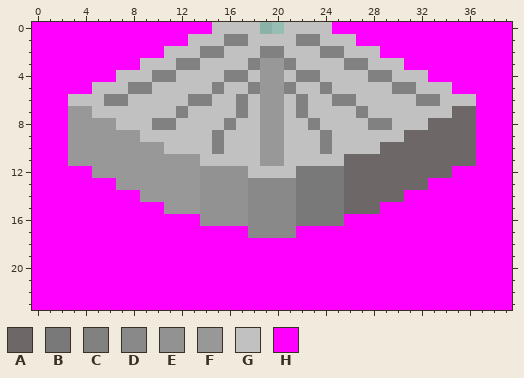
File history of a pixel-art sprite, media/conveyor_dir_3_turn.png. Above, as it was before the edit.
The file is 40x24 pixels. Colours within 5 levels of each other are drawn and written as one.
Palette (. is transparent): A #6e6767  B #797979  C #818181  D #898989  E #929292  F #989898  G #c1c1c1  H #ff00ff
And afterwards:
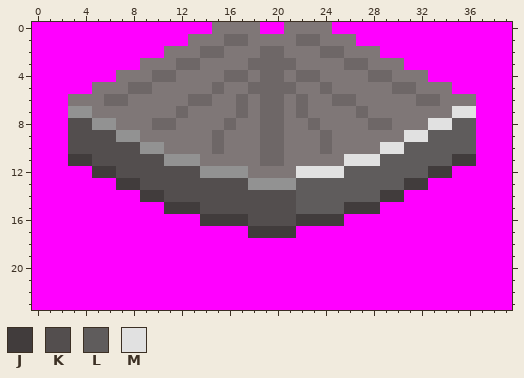
Colours new in this view: J #413c3c  K #534e4e  L #5f5c5c  M #e1e1e1
From old to new:
@@ palette @@
-G #c1c1c1
+G #7f7777
@@ x 0..39 @@
- 0 HHHHHHHHHHHHHHHGGGG..GGGGHHHHHHHHHHHHHHH
- 1 HHHHHHHHHHHHHGGGCCGGGGCCGGGHHHHHHHHHHHHH
- 2 HHHHHHHHHHHGGGCCGGGCCGGGCCGGGHHHHHHHHHHH
- 3 HHHHHHHHHGGGCCGGGGCFFCGGGGCCGGGHHHHHHHHH
- 4 HHHHHHHGGGCCGGGGCCGFFGCCGGGGCCGGGHHHHHHH
- 5 HHHHHGGGCCGGGGGCGGCFFCGGCGGGGGCCGGGHHHHH
- 6 HHHGGGCCGGGGGCCGGCGFFGCGGCCGGGGGCCGGGHHH
- 7 HHHFFGGGGGGGCGGGGCGFFGCGGGGCGGGGGGGAAHHH
- 8 HHHFFFFGGGCCGGGGCGGFFGGCGGGGCCGGGAAAAHHH
- 9 HHHFFFFFFGGGGGGCGGGFFGGGCGGGGGGAAAAAAHHH
-10 HHHFFFFFFFFGGGGCGGGFFGGGCGGGGAAAAAAAAHHH
-11 HHHFFFFFFFFFFFGGGGGFFGGGGGAAAAAAAAAAAHHH
-12 HHHHHFFFFFFFFFEEEEGGGGBBBBAAAAAAAAAHHHHH
-13 HHHHHHHFFFFFFFEEEEDDDDBBBBAAAAAAAHHHHHHH
-14 HHHHHHHHHFFFFFEEEEDDDDBBBBAAAAAHHHHHHHHH
-15 HHHHHHHHHHHFFFEEEEDDDDBBBBAAAHHHHHHHHHHH
-16 HHHHHHHHHHHHHHEEEEDDDDBBBBHHHHHHHHHHHHHH
-17 HHHHHHHHHHHHHHHHHHDDDDHHHHHHHHHHHHHHHHHH
+ 0 HHHHHHHHHHHHHHHGGGGHHGGGGHHHHHHHHHHHHHHH
+ 1 HHHHHHHHHHHHHGGGAAGGGGAAGGGHHHHHHHHHHHHH
+ 2 HHHHHHHHHHHGGGAAGGGAAGGGAAGGGHHHHHHHHHHH
+ 3 HHHHHHHHHGGGAAGGGGAAAAGGGGAAGGGHHHHHHHHH
+ 4 HHHHHHHGGGAAGGGGAAGAAGAAGGGGAAGGGHHHHHHH
+ 5 HHHHHGGGAAGGGGGAGGAAAAGGAGGGGGAAGGGHHHHH
+ 6 HHHGGGAAGGGGGAAGGAGAAGAGGAAGGGGGAAGGGHHH
+ 7 HHHEEGGGGGGGAGGGGAGAAGAGGGGAGGGGGGGMMHHH
+ 8 HHHKKEEGGGAAGGGGAGGAAGGAGGGGAAGGGMMLLHHH
+ 9 HHHKKKKEEGGGGGGAGGGAAGGGAGGGGGGMMLLLLHHH
+10 HHHKKKKKKEEGGGGAGGGAAGGGAGGGGMMLLLLLLHHH
+11 HHHJJKKKKKKEEEGGGGGAAGGGGGMMMLLLLLLJJHHH
+12 HHHHHJJKKKKKKKEEEEGGGGMMMMLLLLLLLJJHHHHH
+13 HHHHHHHJJKKKKKKKKKEEEELLLLLLLLLJJHHHHHHH
+14 HHHHHHHHHJJKKKKKKKKKKKLLLLLLLJJHHHHHHHHH
+15 HHHHHHHHHHHJJJKKKKKKKKLLLLJJJHHHHHHHHHHH
+16 HHHHHHHHHHHHHHJJJJKKKKJJJJHHHHHHHHHHHHHH
+17 HHHHHHHHHHHHHHHHHHJJJJHHHHHHHHHHHHHHHHHH
 18 HHHHHHHHHHHHHHHHHHHHHHHHHHHHHHHHHHHHHHHH
Where, in picture pixels (left, top, right, bottom), the same in both pictures:
changed: (68, 22, 476, 238)
